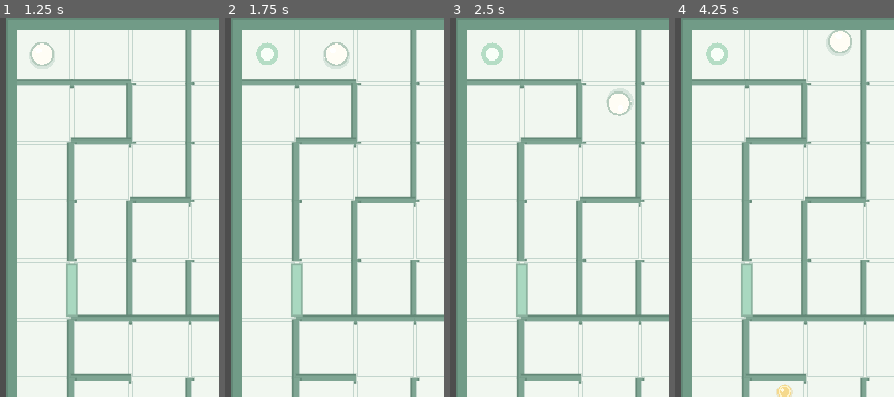
Above: before the commit, frames 1-4 (left to right).
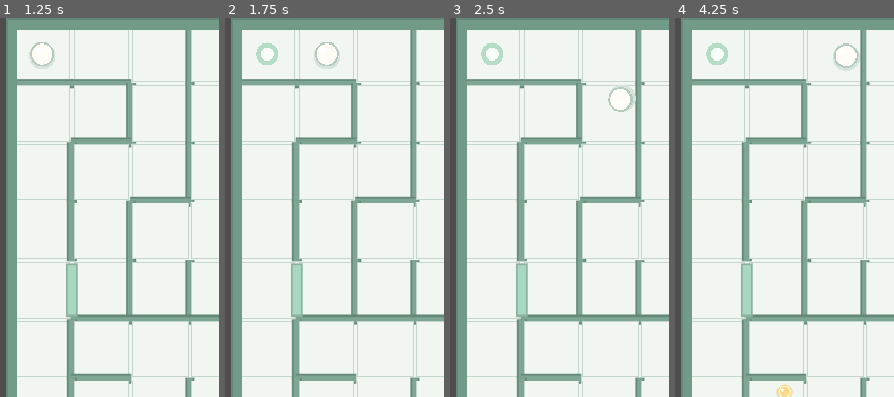
Above: after the commit, the same moments.

Repository: IoriHinata/Mikrozz
Game: Godot game, scene res://scenes/Main.tscn
Same seed, same stepped clock (60 frames per second), same inputs: the game is played once before the commit and once after it.
Inputs:
- Up to frame 1 (1.25 s): click "HOLD 1" at 0.5 s
- Up to frame 2 (1.75 s): tap Enter at 1.25 s; hold Right (ui_right) from 1.28 s (still down)
- Up to frame 3 (2.5 s): release Right (ui_right) at 2.03 s; hold Down (ui_down) from 2.03 s (still down)
- Up to frame 4 (4.25 s): release Down (ui_down) at 2.78 s; hold Right (ui_right) 2.78-3.53 s; tap Space at 3.5 s; hold Up (ui_up) from 3.53 s (still down)
The pictures show only the part of the screen within x 0-50%, y 12-62%; the shares and areas given below are measured in that part.

Frame 1 is identical in both runs. In frame 2, 0.5% of the frame differs, in the area x 40-58%, y 6-14%; in frame 3, 0.5%; in frame 4, 0.6%, in the area x 68-85%, y 3-14%.

Commit message:
tune: stabilize marble speed and wall collisions

Diff:
--- a/scripts/Ball.gd
+++ b/scripts/Ball.gd
@@ -8,7 +8,7 @@
 	add_to_group("player")
 	gravity_scale = 0.0
 	mass = 1.0
-	linear_damp = 1.35
+	linear_damp = 2.8
 	angular_damp = 2.0
 	continuous_cd = RigidBody2D.CCD_MODE_CAST_SHAPE
 	contact_monitor = true
@@ -23,6 +23,8 @@
 func _physics_process(_delta: float) -> void:
 	if tilt_controller != null:
 		apply_central_force(tilt_controller.get_force())
+	if linear_velocity.length() > 430.0:
+		linear_velocity = linear_velocity.normalized() * 430.0
 
 func _draw() -> void:
 	draw_circle(Vector2(0, 2), radius + 1.5, Color("#d7e5dc"))
